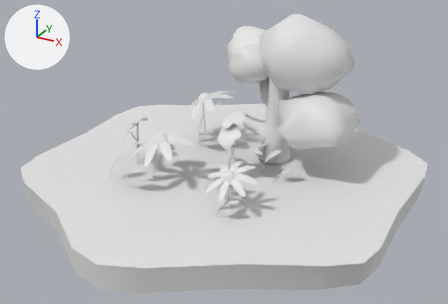
One commit to the FBX model Assets/Art/Models/Prairie Region/Prairie_Landscape01.fbx: the scene before it, then after it.
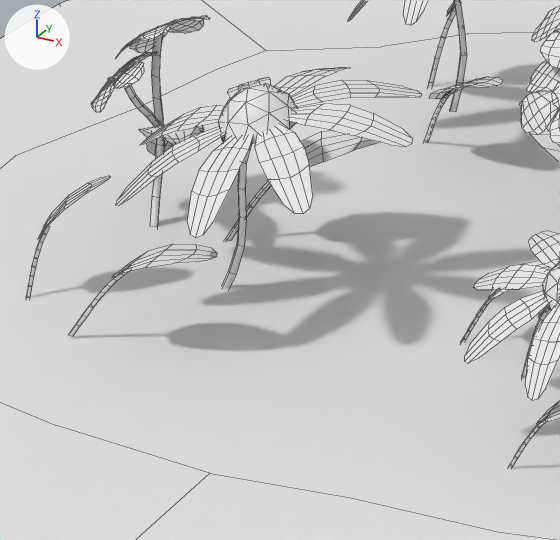
The first picture shows the older version from a 50 mm lens placed at (0.683, -1.245, 0.656), pointed at (0.018, -0.034, 0.051). The close-ups show both versions on the part from 23% to 51% of the width and 37% to 76% of the height of that picture; other places that the commit changed are outside them. The lights are fixed; the arrows at upper left show +X, +Y and +Z. The close-ups show mesh edges as thin lines. Materials are left out; every surface is plain grey. Where no turn or scale is listed for an object, it has been applied to the vertices. Vertices at the same position are counted once.

In view in the first close-up: 'Prarie_Landscape01'.
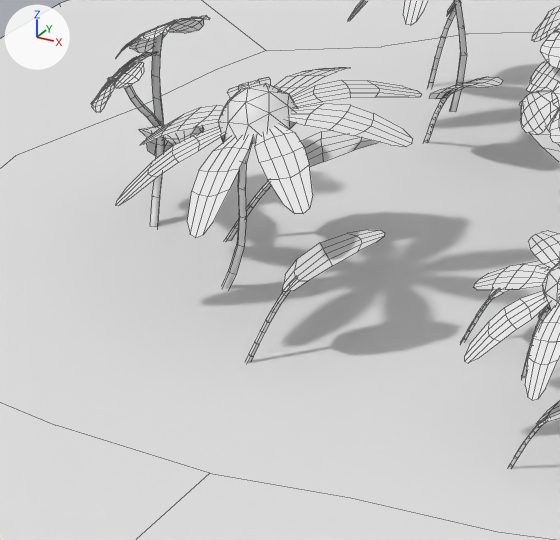
Where the change shows, as pixel boxes [x1, y1, x2, y2] in the close-ups (560 x 540 px; the box of a moved part takes in the faces that stretch with it):
part 1 of me_cylinder_186, moved or reshaped
    before: [69, 272, 128, 336]
    after: [245, 291, 290, 364]
part 2 of me_cylinder_186, moved or reshaped
    before: [113, 244, 217, 277]
    after: [282, 230, 385, 291]
part 3 of me_cylinder_186, deleted
    before: [26, 226, 50, 299]
part 4 of me_cylinder_186, deleted
    before: [38, 176, 110, 239]

What changed in the scene script:
```text
Change me_cylinder_186:
    where me_cylinder_186.from_pydata(...)  # 2894 vertices, 2411 faces; spans x -0.462..0.458, y -0.503..0.514, z -0.062..0.367
    used by ob_prarie_landscape01; location = (0.0, 0.0, 0.0)
    me_cylinder_186 part 1: the loose piece of 30 vertices spanning x -0.153..-0.117, y -0.233..-0.222, z 0.001..0.044 is multiplied about its middle by the matrix ((0.833, -0.545, -0.099), (0.538, 0.838, -0.087), (0.13, 0.019, 0.991)), then moved by (0.086, 0.026, -0.003)
    me_cylinder_186 part 2: the loose piece of 25 vertices spanning x -0.127..-0.072, y -0.237..-0.203, z 0.039..0.057 is multiplied about its middle by the matrix ((0.833, -0.545, -0.099), (0.538, 0.838, -0.087), (0.13, 0.019, 0.991)), then moved by (0.074, 0.042, 0.001)
    me_cylinder_186 part 3: the loose piece of 30 vertices spanning x -0.203..-0.192, y -0.208..-0.194, z -0.006..0.039 is deleted
    me_cylinder_186 part 4: the loose piece of 25 vertices spanning x -0.2..-0.166, y -0.205..-0.169, z 0.032..0.064 is deleted
```
